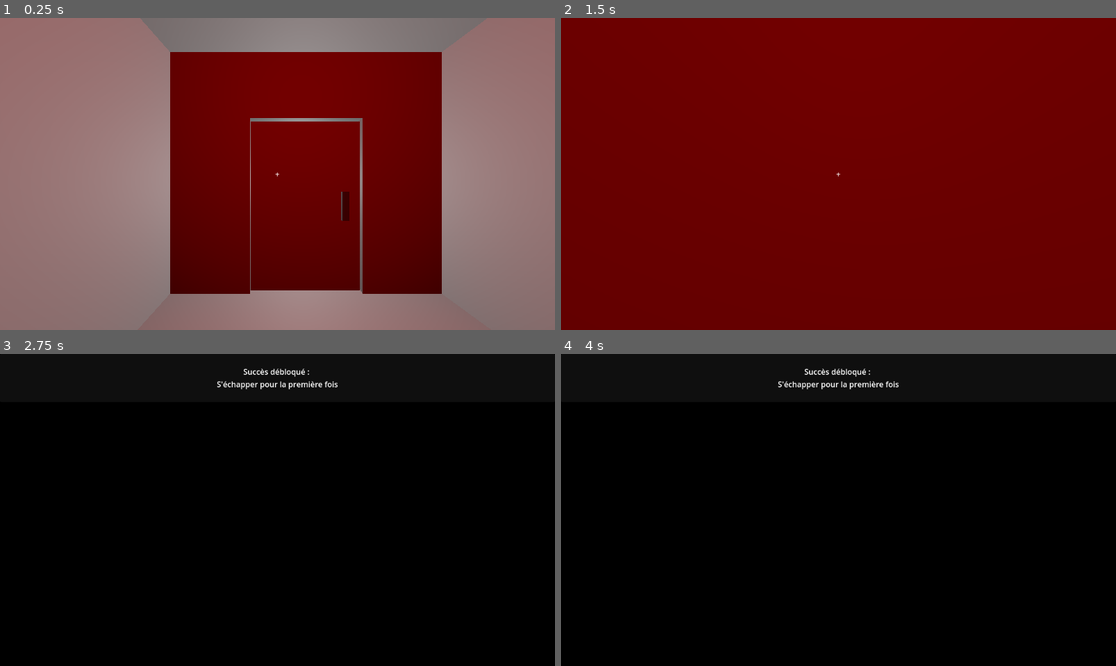
Above: before the commit, frames 1-4 (two rows, left to right).
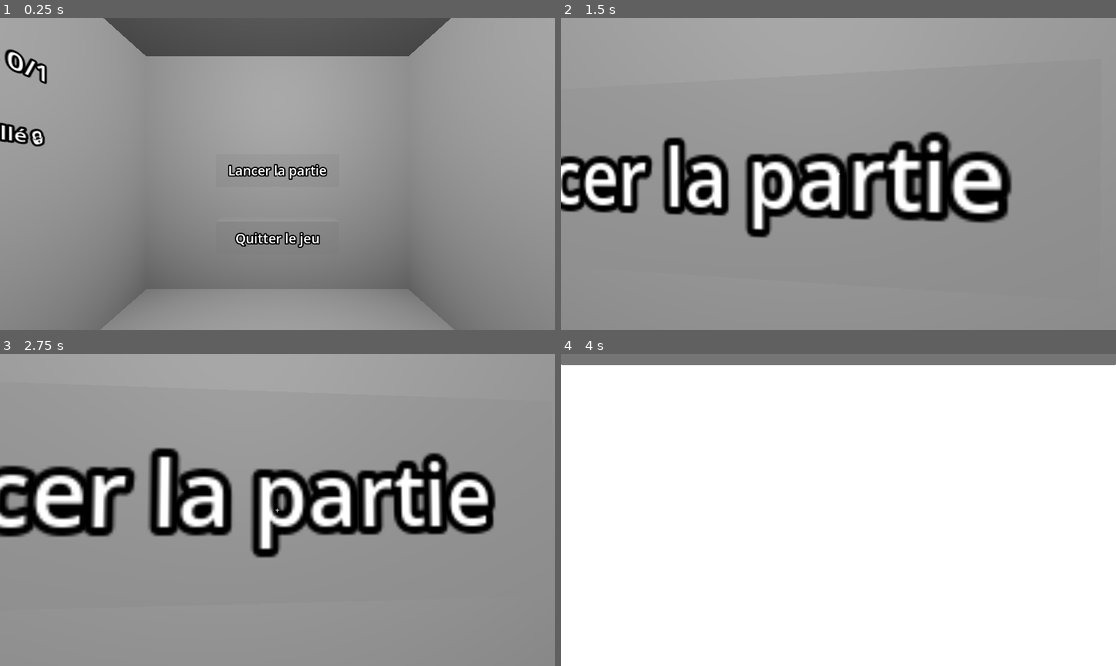
Above: after the commit, the same moments.

Repository: cegepmatane/projet-specialise-teegee6t9
Game: Godot game, scene res://Scenes/lobby.tscn
The game is run twice, just before and just after one commit, with the same random seed, the same clock (stepped at 60 frames per second) and the same inputs. Before the commit the project starts from res://Scenes/poc-succes.tscn.
Inputs (mouse positions are in pixels of both pictures, inside the frame that each line leads up to):
- Up to frame 1 (0.25 s): no input
- Up to frame 2 (1.5 s): tap Enter at 0.5 s; move the mouse to (866, 174) at 0.52 s; hold W (avancer) from 0.53 s (still down); tap E (interagir) at 0.6 s; click (866, 174) at 0.67 s; tap Space (sauter) at 0.77 s; move the mouse to (810, 174) at 1.27 s; tap S (reculer) at 1.35 s
- Up to frame 3 (2.75 s): keep holding W (avancer); tap Space (sauter) at 1.52 s; move the mouse to (288, 503) at 2.02 s; tap E (interagir) at 2.1 s
- Up to frame 4 (4 s): keep holding W (avancer); move the mouse to (832, 516) at 2.77 s; tap S (reculer) at 2.85 s; click (832, 516) at 2.92 s; tap Space (sauter) at 3.02, 3.77 s; move the mouse to (877, 513) at 3.52 s; tap E (interagir) at 3.6 s

The runs differ from the first frame. In frame 1, 81% of the frame differs, in the area x 0-100%, y 0-100%; in frame 2, 100%; in frame 3, 93%; in frame 4, 100%.

Commit message:
liaison donnée
#2

Diff:
--- a/Scenes/poc-succes.tscn
+++ b/Scenes/poc-succes.tscn
@@ -42,14 +42,13 @@
 
 [node name="CanvasLayer" type="CanvasLayer" parent="."]
 
-[node name="EcranNoir" type="ColorRect" parent="CanvasLayer"]
+[node name="EcranBlanc" type="ColorRect" parent="CanvasLayer"]
 visible = false
 anchors_preset = 15
 anchor_right = 1.0
 anchor_bottom = 1.0
 grow_horizontal = 2
 grow_vertical = 2
-color = Color(0, 0, 0, 1)
 
 [node name="NotificationPanel" type="Panel" parent="CanvasLayer"]
 visible = false
--- a/Scripts/SuccessManager.gd
+++ b/Scripts/SuccessManager.gd
@@ -3,8 +3,25 @@
 
 static var escape_first_time_unlocked: bool = false
 
-static func unlock_escape_first_time() -> void:
+static func load_from_disk() -> void:
+	var cfg := ConfigFile.new()
+	var err := cfg.load("user://save.cfg")
+	if err == OK:
+		escape_first_time_unlocked = bool(cfg.get_value("success", "escape_first_time", false))
+	else:
+		escape_first_time_unlocked = false
+
+static func save_to_disk() -> void:
+	var cfg := ConfigFile.new()
+	cfg.set_value("success", "escape_first_time", escape_first_time_unlocked)
+	cfg.save("user://save.cfg")
+
+static func unlock_escape_first_time() -> bool:
+	if escape_first_time_unlocked:
+		return false
 	escape_first_time_unlocked = true
+	save_to_disk()
+	return true
 
 static func has_escape_first_time() -> bool:
 	return escape_first_time_unlocked
--- a/Scripts/lobby.gd
+++ b/Scripts/lobby.gd
@@ -5,8 +5,10 @@
 @onready var titre_succes_3d := $MurSucces/TitreSucces3D
 @onready var succes_escape_3d := $MurSucces/SuccesEscape3D
 
+func _ready() -> void:
+	# Charger les succès depuis le disque
+	SuccessManager.load_from_disk()
 
-func _ready() -> void:
 	var player = player_scene.instantiate()
 	add_child(player)
 	player.global_transform = spawn_point.global_transform
--- a/Scripts/show_success_popup.gd
+++ b/Scripts/show_success_popup.gd
@@ -1,6 +1,6 @@
 extends Node3D
 
-@onready var black_screen := $CanvasLayer/EcranNoir
+@onready var black_screen := $CanvasLayer/EcranBlanc
 @onready var notification_panel := $CanvasLayer/NotificationPanel
 @onready var notification_label := $CanvasLayer/NotificationPanel/Text
 
--- a/Scripts/trigger_sortie.gd
+++ b/Scripts/trigger_sortie.gd
@@ -1,21 +1,27 @@
 extends Area3D
 
-const ACHIEVEMENT_ID := "escape_first_time"
+var consumed := false
+@onready var shape: CollisionShape3D = $CollisionShape3D
 
 func _ready() -> void:
 	body_entered.connect(_on_body_entered)
 
 func _on_body_entered(body: Node) -> void:
+	if consumed:
+		return
 	if body.name == "Joueur":
-		_handle_exit_sequence()
+		consumed = true
+
+		set_deferred("monitoring", false)
+		if shape:
+			shape.set_deferred("disabled", true)
+		await _handle_exit_sequence()
 
 func _handle_exit_sequence() -> void:
-	SuccessManager.unlock_escape_first_time()
-
-	var root = get_tree().current_scene
-	if root.has_method("show_success_with_transition"):
-		await root.show_success_with_transition(
-			"Succès débloqué : \nS'échapper pour la première fois", 2.0
-		)
+	var newly := SuccessManager.unlock_escape_first_time()
+	if newly:
+		var root := get_tree().current_scene
+		if root and root.has_method("show_success_with_transition"):
+			await root.show_success_with_transition("Succès débloqué : S'échapper pour la première fois", 2.0)
 
 	get_tree().call_deferred("change_scene_to_file", "res://Scenes/lobby.tscn")
--- a/project.godot
+++ b/project.godot
@@ -11,7 +11,7 @@
 [application]
 
 config/name="PoC succès"
-run/main_scene="uid://b5ttnam0xds76"
+run/main_scene="uid://btirb8ax0u6mo"
 config/features=PackedStringArray("4.5", "Forward Plus")
 config/icon="res://icon.svg"
 
